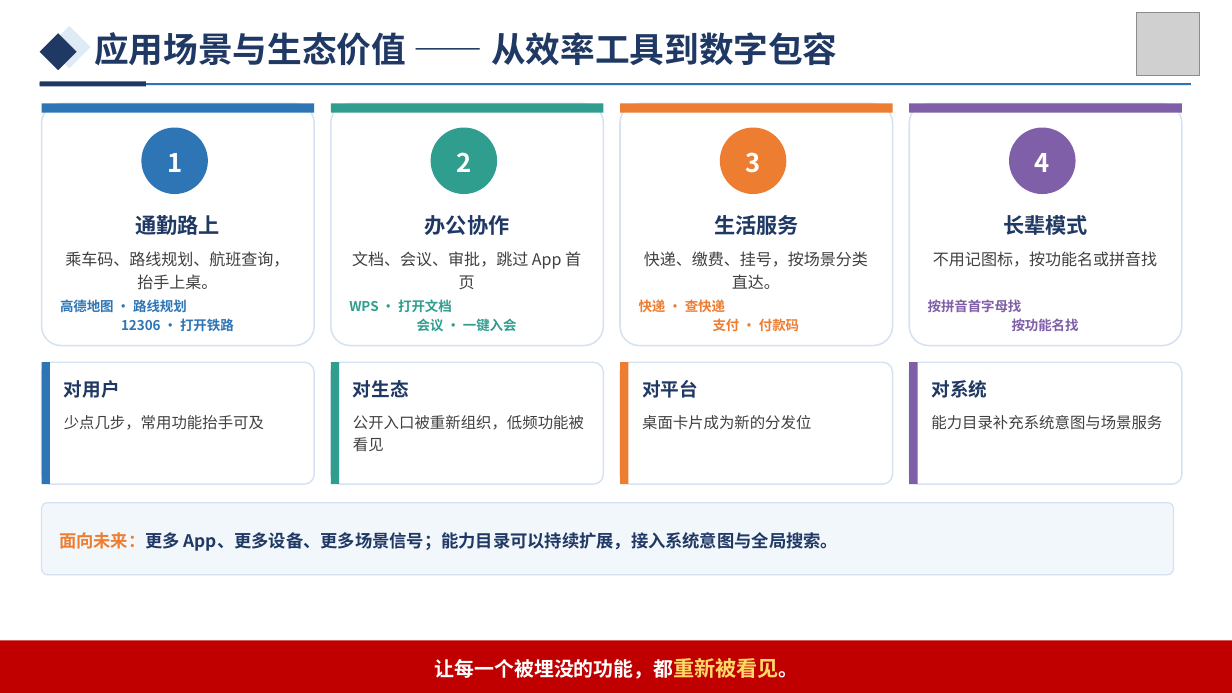
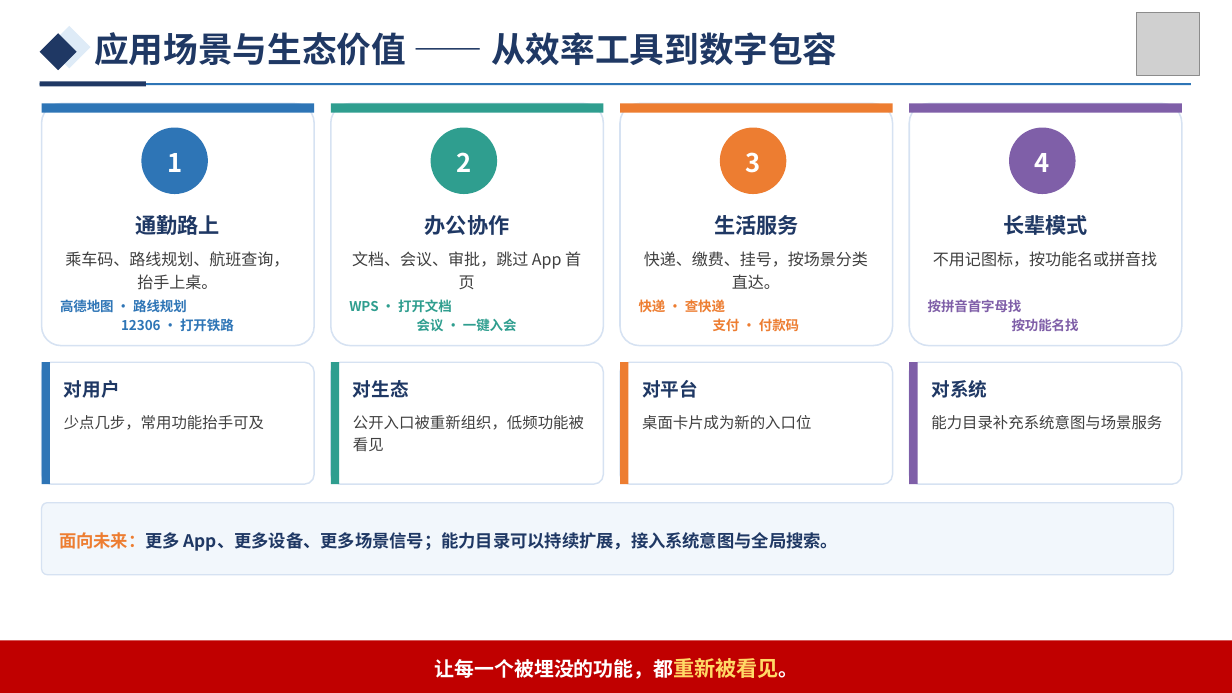
Before and after one commit to growvv/stargate, a slide deck: slide 10 of submission/StarGate_答辩PPT.pptx (slide 11 before the commit). Drawn at 1232x693 pixels with LibreOffice and Linux fonts; fonts in the diff are those of the drawing; grey boxes stand for pictures. Boxes give left, top, right and bottom in pixels: in the first picture for what was removed or moved away, otherwise in the second. Text is boxed around its words. In the diff, an @@ line names an element or a change of style, - is before the commit and + after.

```diff
--- a/submission/StarGate_答辩PPT.pptx
+++ b/submission/StarGate_答辩PPT.pptx
@@ text at (x1=642, y1=415, x2=811, y2=430): text changed @@
-桌面卡片成为新的分发位
+桌面卡片成为新的入口位
```
Also in this commit, not shown: 9 other slides changed, 1 slide added, 2 slides removed, 51 other files.
